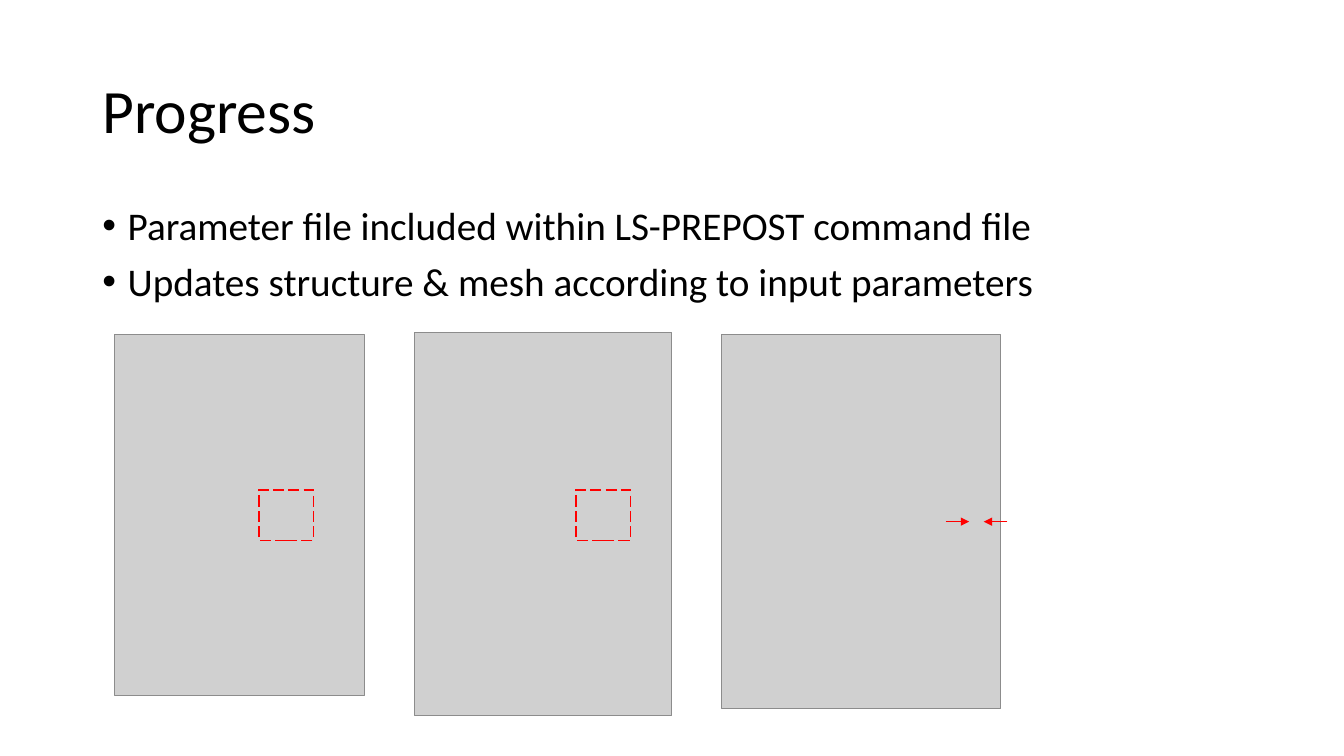
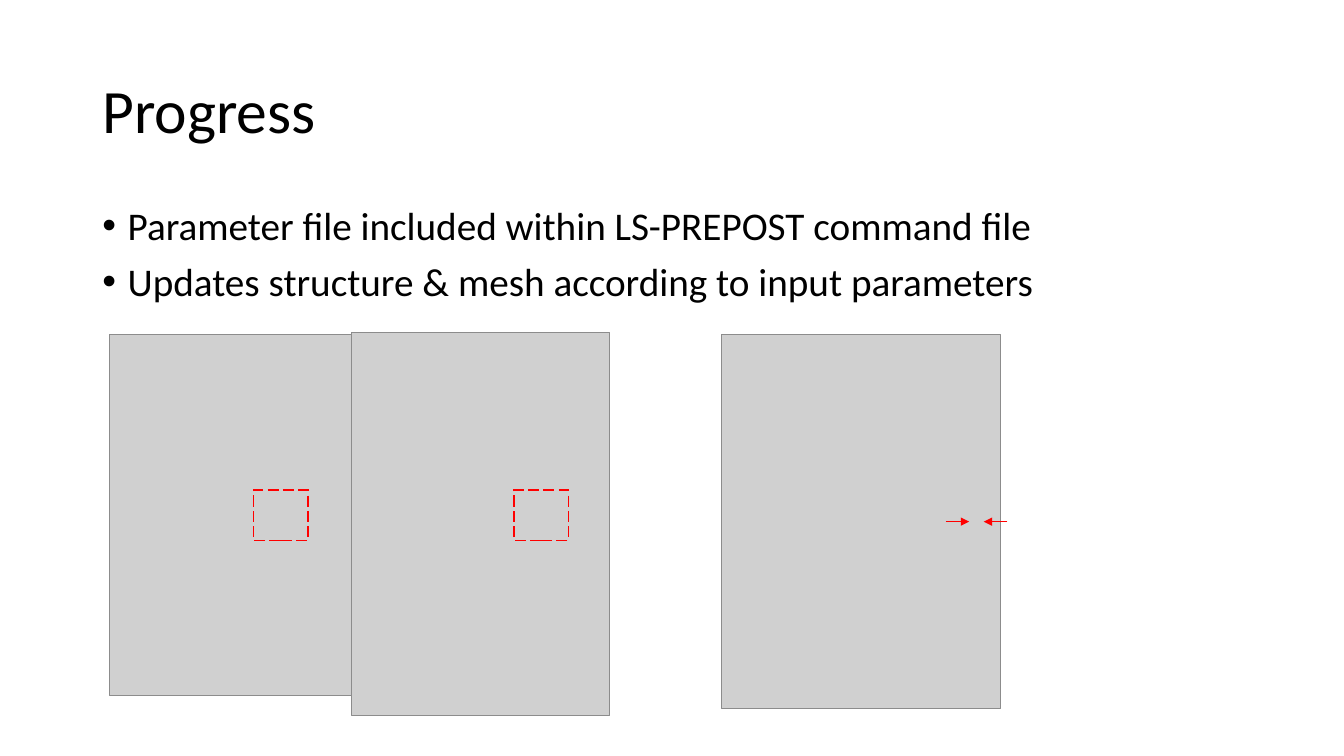
Before and after one commit to amoudes/HVI, a slide deck: slide 3 of Results_Presentation_2.pptx. Drawn at 1344x756 pixels with LibreOffice and Linux fonts; fonts in the diff are those of the drawing; grey boxes stand for pictures. Boxes give left, top, right and bottom in pixels: in the first picture for what was removed or moved away, otherwise in the second. Text is boxed around its words. In the diff, an @@ line names an element or a change of style, - is before the commit and + after.

```diff
--- a/Results_Presentation_2.pptx
+++ b/Results_Presentation_2.pptx
@@ picture: place and size @@
-picture at [115, 335, 364, 696]
+picture at [110, 335, 359, 696]
@@ picture: place and size @@
-picture at [414, 333, 673, 716]
+picture at [352, 333, 610, 716]
@@ rectangle: place and size @@
-rectangle at [259, 490, 314, 540]
+rectangle at [253, 490, 308, 540]
@@ rectangle: place and size @@
-rectangle at [576, 490, 630, 540]
+rectangle at [514, 490, 569, 540]
```
Also in this commit, not shown: 12 other files.
